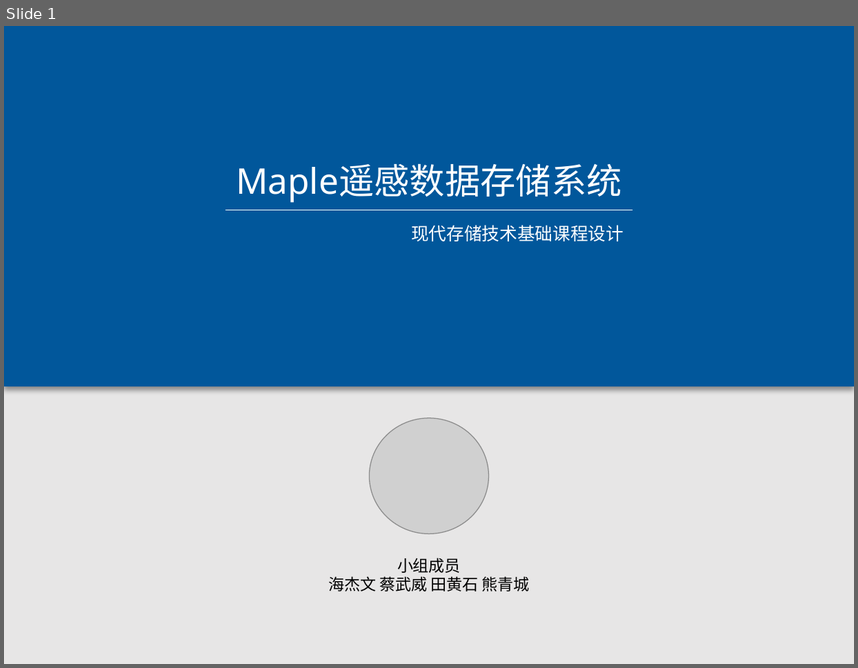
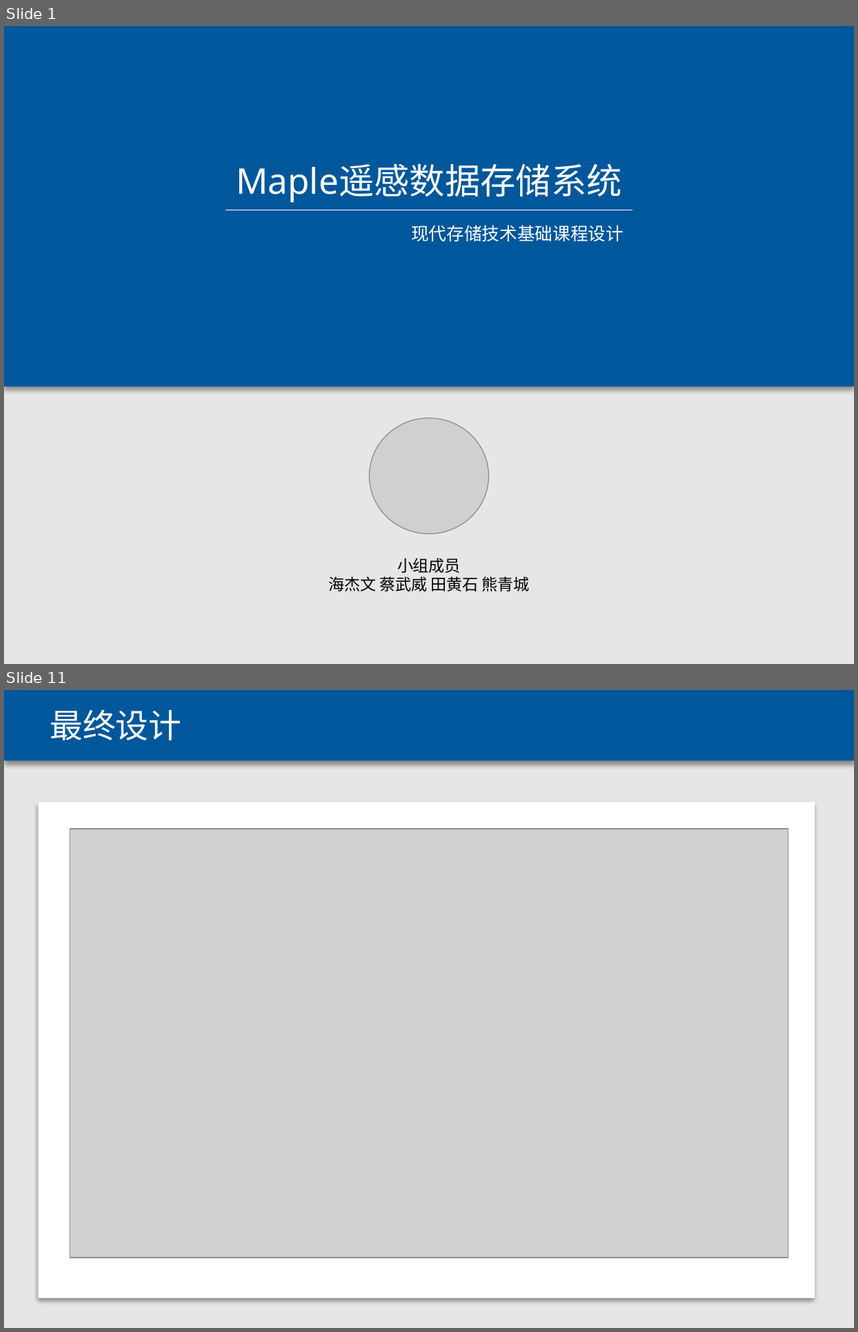
Before and after one commit to Nebula1084/Maple, a slide deck: 演示文稿1.pptx. Shown one above the other, each under a label of ours: slide 1 before the commit, slides 1 and 11 after it; the slides between them are not shown. The pictures are 858x668 and 858x1332 pixels, drawn with LibreOffice and Linux fonts; fonts in the diff are those of the drawing; grey boxes stand for pictures. Boxes give left, top, right and bottom in pixels: in the first picture for what was removed or moved away, otherwise in the second. Text is boxed around its words. In the diff, an @@ line names an element or a change of style, - is before the commit and + after.

```diff
--- a/演示文稿1.pptx
+++ b/演示文稿1.pptx
@@ slide 11 added at [4, 690, 854, 1328], background #E7E6E6 @@
@@ rectangle added at [4, 690, 854, 760], fill #01579B @@
@@ text added at [50, 710, 181, 740], 28 pt, text #FFFFFF @@
+最终设计
@@ rectangle added at [38, 802, 815, 1298], fill #FFFFFF @@
@@ picture added at [70, 829, 788, 1257] @@
```
Also in this commit, not shown: 7 slides changed, 4 other slides added, 1 slide removed, 11 other files.
